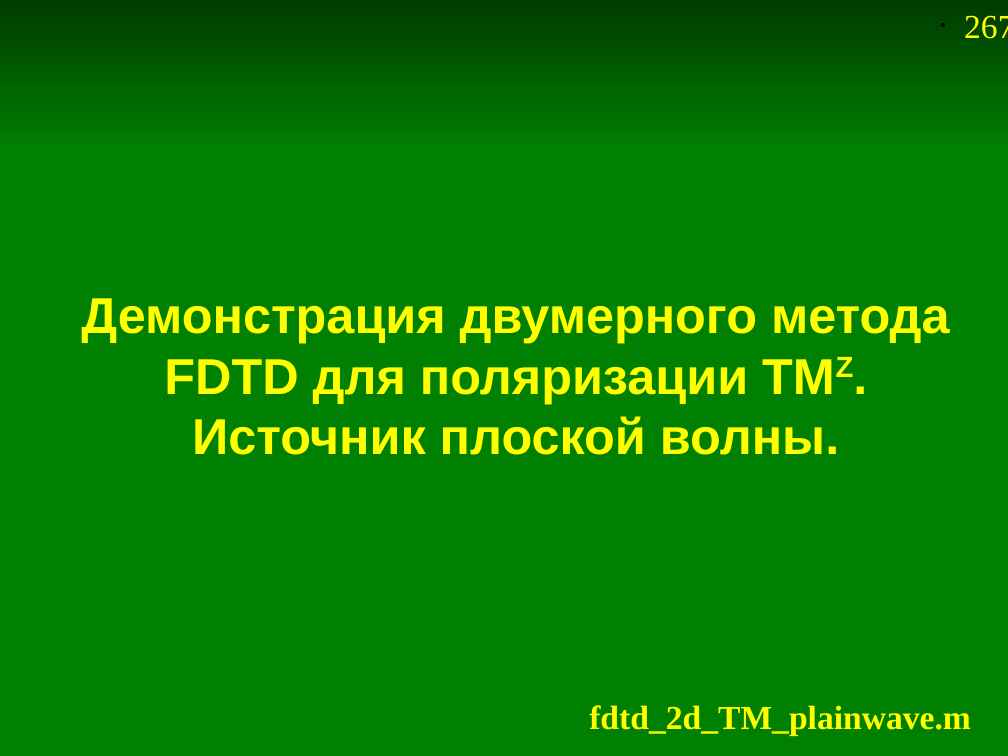
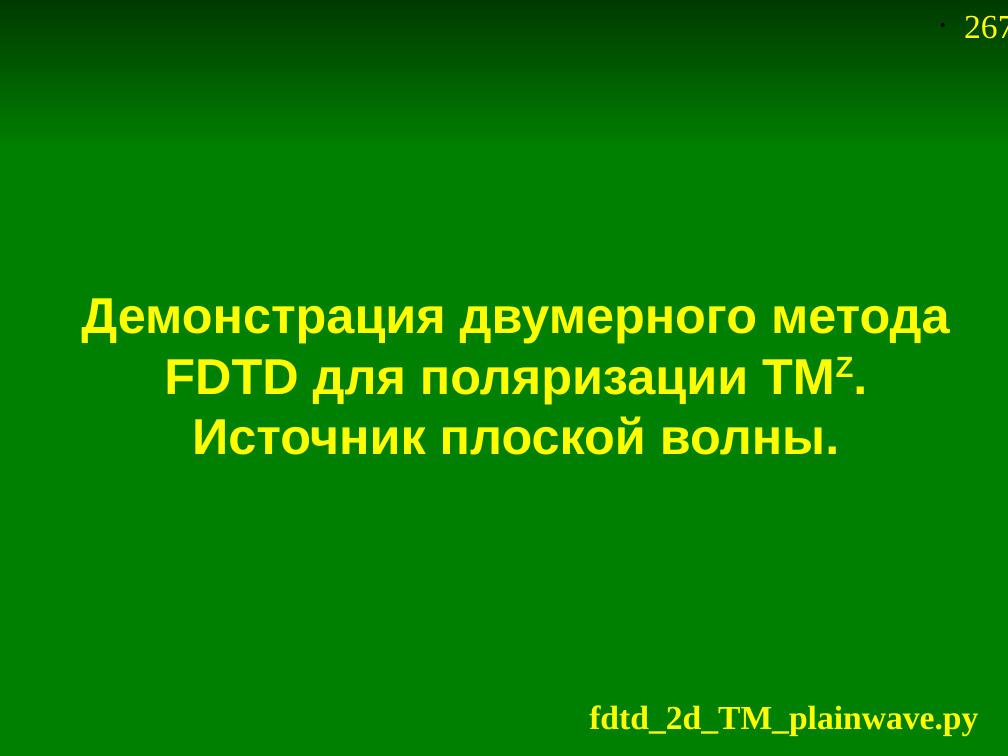
Before and after one commit to andris0147sv/modelling, a slide deck: slide 267 of presentations/2. FDTD.odp. Drawn at 1008x756 pixels with LibreOffice and Linux fonts; fonts in the diff are those of the drawing. Boxes give left, top, right and bottom in pixels: in the first picture for what was removed or moved away, otherwise in the second. Text is boxed around its words. In the diff, an @@ line names an element or a change of style, - is before the commit and + after.

```diff
--- a/presentations/2. FDTD.odp
+++ b/presentations/2. FDTD.odp
@@ text at (x1=589, y1=705, x2=978, y2=735): text changed @@
-fdtd_2d_TM_plainwave.m
+fdtd_2d_TM_plainwave.py
```
Also in this commit, not shown: 29 other slides changed.
